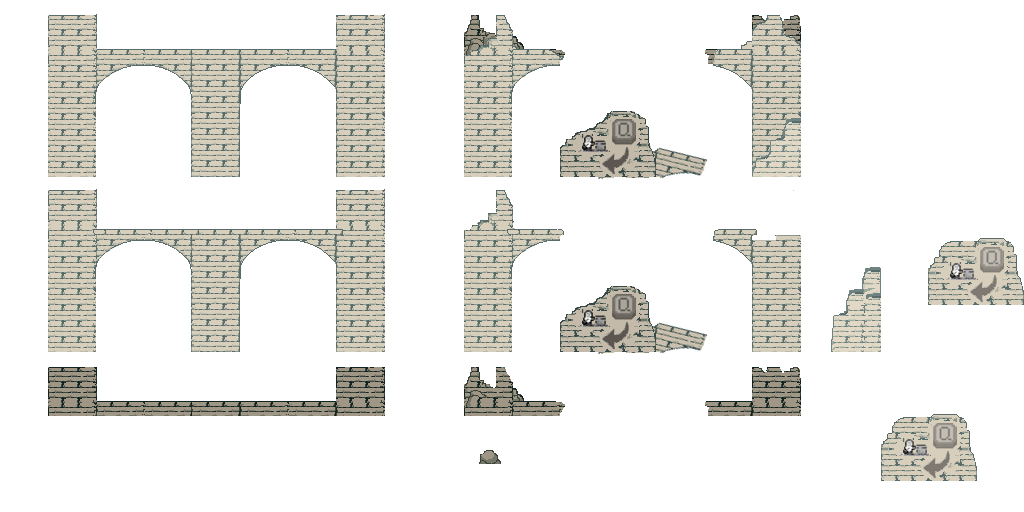
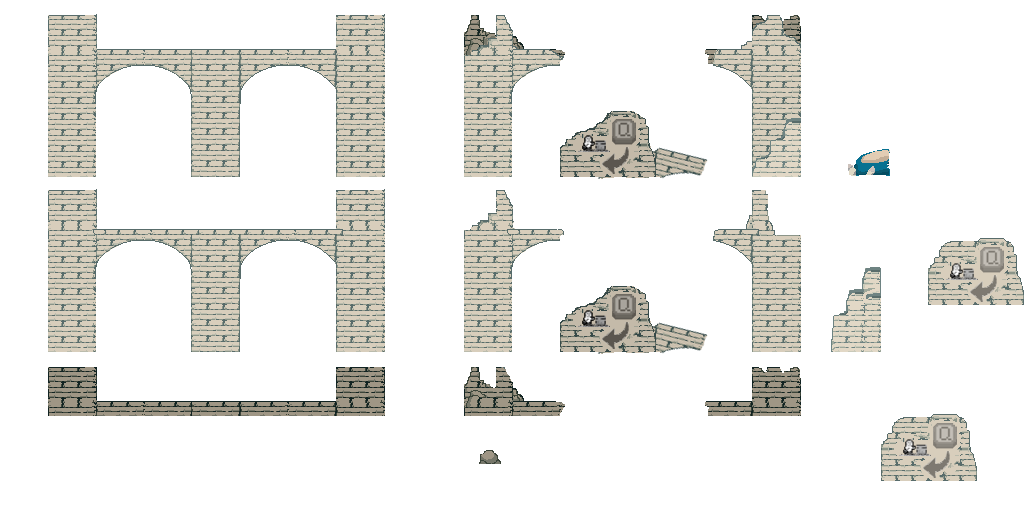
Layered file, before and after one edit (1024×512). Changes by layer:
painted on "Bridge Merged" (3rd of 4) over left=746, top=149, right=890, bottom=241
added layer "Paint Layer 3" above "Bridge Merged" over left=746, top=149, right=890, bottom=241
